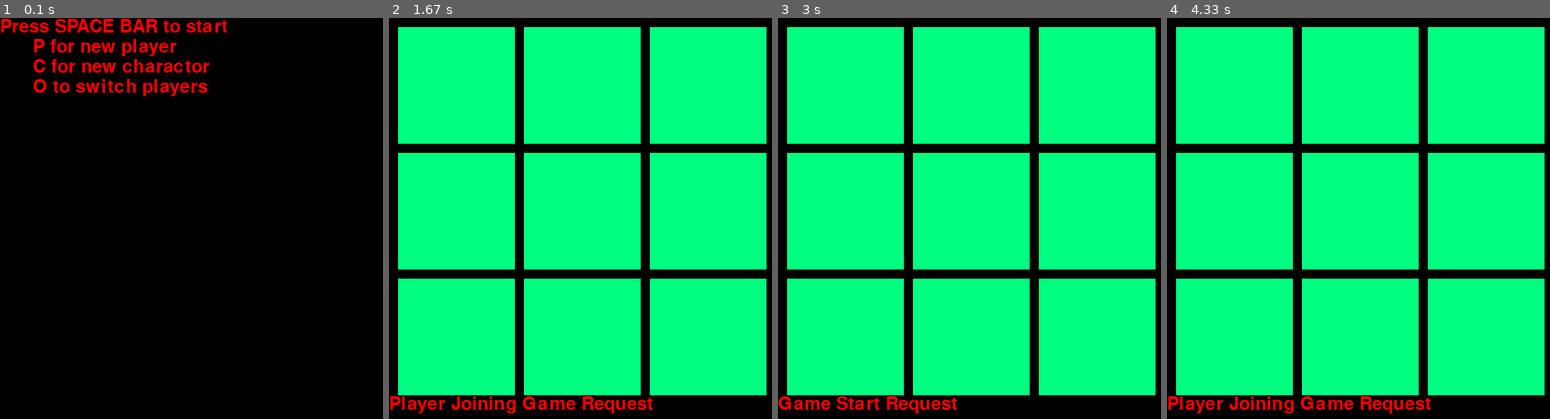
Above: before the commit, frames 1-4 (left to right).
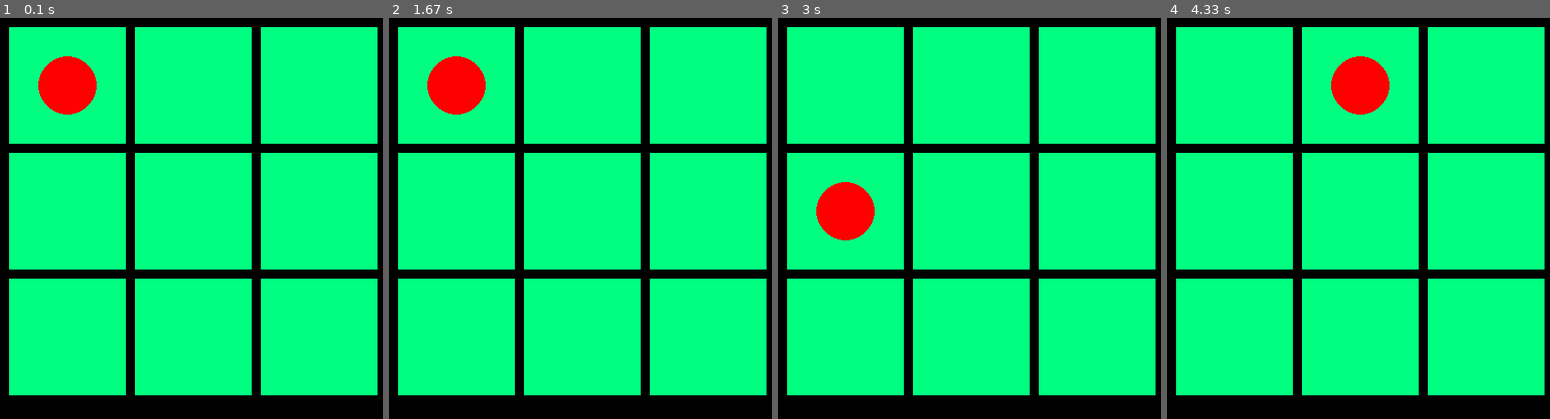
Above: after the commit, the same moments.

Repository: sjbrown/writing_games_tutorial
Game: pygame game, started from code_examples/example.py
Same seed, same stepped clock (60 frames per second), same inputs: the game is played once before the commit and once after it. The source is Python 2; it was converted automatically to run under Python 3.
Inputs:
- Up to frame 1 (0.1 s): no input
- Up to frame 2 (1.67 s): tap Enter at 0.33 s; hold P 0.67-1.2 s; hold Left 0.67-1.2 s; tap C at 1.23 s
- Up to frame 3 (3 s): hold Down 2.13-2.6 s; tap Space at 2.63 s
- Up to frame 4 (4.33 s): hold Up 3.47-3.93 s; hold P from 3.97 s (still down); hold Right from 3.97 s (still down)

The runs differ from the first frame. In frame 1, 80% of the frame differs, in the area x 0-99%, y 0-95%; in frame 2, 2.9%; in frame 3, 2.5%; in frame 4, 2.9%.

Commit message:
make example.py work by copying over the git file
https://github.com/sjbrown/writing_games_tutorial/blob/example1/code_examples/example.py

Diff:
--- a/code_examples/example.py
+++ b/code_examples/example.py
@@ -1,3 +1,9 @@
+#! /usr/bin/env python
+'''
+Example
+'''
+
+
 def Debug( msg ):
 	print msg
 
@@ -6,7 +12,46 @@
 DIRECTION_LEFT = 2
 DIRECTION_RIGHT = 3
 
-from events import *
+class Event:
+    """this is a superclass for any events that might be generated by an
+    object and sent to the EventManager"""
+    def __init__(self):
+        self.name = "Generic Event"
+
+class TickEvent(Event):
+	def __init__(self):
+		self.name = "CPU Tick Event"
+
+class QuitEvent(Event):
+	def __init__(self):
+		self.name = "Program Quit Event"
+
+class MapBuiltEvent(Event):
+	def __init__(self, gameMap):
+		self.name = "Map Finished Building Event"
+		self.map = gameMap
+
+class GameStartedEvent(Event):
+	def __init__(self, game):
+		self.name = "Game Started Event"
+		self.game = game
+
+class CharactorMoveRequest(Event):
+	def __init__(self, direction):
+		self.name = "Charactor Move Request"
+		self.direction = direction
+
+class CharactorPlaceEvent(Event):
+	"""this event occurs when a Charactor is *placed* in a sector,
+	ie it doesn't move there from an adjacent sector."""
+	def __init__(self, charactor):
+		self.name = "Charactor Placement Event"
+		self.charactor = charactor
+
+class CharactorMoveEvent(Event):
+	def __init__(self, charactor):
+		self.name = "Charactor Move Event"
+		self.charactor = charactor
 
 #------------------------------------------------------------------------------
 class EventManager:
@@ -16,54 +61,25 @@
 		from weakref import WeakKeyDictionary
 		self.listeners = WeakKeyDictionary()
 		self.eventQueue= []
-		self.listenersToAdd = []
-		self.listenersToRemove = []
 
 	#----------------------------------------------------------------------
 	def RegisterListener( self, listener ):
-		self.listenersToAdd.append(listener)
-
-	#----------------------------------------------------------------------
-	def ActuallyUpdateListeners(self):
-		for listener in self.listenersToAdd:
-			self.listeners[ listener ] = 1
-		for listener in self.listenersToRemove:
-			if listener in self.listeners:
-				del self.listeners[ listener ]
+		self.listeners[ listener ] = 1
 
 	#----------------------------------------------------------------------
 	def UnregisterListener( self, listener ):
-		self.listenersToRemove.append(listener)
+		if listener in self.listeners:
+			del self.listeners[ listener ]
 
 	#----------------------------------------------------------------------
 	def Post( self, event ):
-		self.eventQueue.append(event)
-		if isinstance(event, TickEvent):
-			# Consume the event queue every Tick.
-			self.ActuallyUpdateListeners()
-			self.ConsumeEventQueue()
-		else:
+		if not isinstance(event, TickEvent):
 			Debug( "     Message: " + event.name )
-
-	#----------------------------------------------------------------------
-	def ConsumeEventQueue(self):
-		i = 0
-		while i < len( self.eventQueue ):
-			event = self.eventQueue[i]
-			for listener in self.listeners:
-				# Note: a side effect of notifying the listener
-				# could be that more events are put on the queue
-				# or listeners could Register / Unregister
-				old = len(self.eventQueue)
-				listener.Notify( event )
-			i += 1
-			if self.listenersToAdd:
-				self.ActuallyUpdateListeners()
-		#all code paths that could possibly add more events to
-		# the eventQueue have been exhausted at this point, so
-		# it's safe to empty the queue
-		self.eventQueue= []
-
+		for listener in self.listeners:
+			#NOTE: If the weakref has died, it will be
+			#automatically removed, so we don't have
+			#to worry about it.
+			listener.Notify( event )
 
 #------------------------------------------------------------------------------
 class KeyboardController:
@@ -71,33 +87,12 @@
 	keyboard and uses them to control the model, by sending Requests
 	or to control the Pygame display directly, as with the QuitEvent
 	"""
-	def __init__(self, evManager, playerName=None):
-		'''playerName is an optional argument; when given, this
-		keyboardController will control only the specified player
-		'''
-		self.evManager = evManager
-		self.evManager.RegisterListener( self )
-
-		self.activePlayer = None
-		self.playerName = playerName
-		self.players = []
-
-	#----------------------------------------------------------------------
-	def Notify(self, event):
-		if isinstance( event, PlayerJoinEvent ):
-			self.players.append( event.player )
-			if event.player.name == self.playerName:
-				self.activePlayer = event.player
-			if not self.playerName and not self.activePlayer:
-				self.activePlayer = event.player
-
-		if isinstance( event, GameSyncEvent ):
-			game = event.game
-			self.players = game.players[:] # copy the list
-			if self.playerName and self.players:
-				self.activePlayer = [p for p in self.players
-				              if p.name == self.playerName][0]
-
+	def __init__(self, evManager):
+		self.evManager = evManager
+		self.evManager.RegisterListener( self )
+
+	#----------------------------------------------------------------------
+	def Notify(self, event):
 		if isinstance( event, TickEvent ):
 			#Handle Input Events
 			for event in pygame.event.get():
@@ -108,76 +103,21 @@
 				     and event.key == K_ESCAPE:
 					ev = QuitEvent()
 				elif event.type == KEYDOWN \
-				     and event.key == K_p:
-					import random
-					rng = random.Random()
-					name = str( rng.randrange(1,100) )
-					if self.playerName:
-						name = self.playerName
-					playerData = {'name':name}
-					ev = PlayerJoinRequest(playerData)
-
-				elif event.type == KEYDOWN \
-				     and event.key == K_o:
-					self.activePlayer = self.players[1]
-					self.players.reverse()
-
-				elif event.type == KEYDOWN \
-				     and event.key == K_c:
-					if not self.activePlayer:
-						continue
-					charactor, sector = self.activePlayer.GetPlaceData()
-					ev = CharactorPlaceRequest(
-					  self.activePlayer,
-					  charactor,
-					  sector )
-
-				elif event.type == KEYDOWN \
 				     and event.key == K_UP:
-					if not self.activePlayer:
-						continue
 					direction = DIRECTION_UP
-					data = self.activePlayer.GetMoveData()
-					ev = CharactorMoveRequest(
-					  self.activePlayer,
-					  data[0],
-					  direction )
-
+					ev = CharactorMoveRequest(direction)
 				elif event.type == KEYDOWN \
 				     and event.key == K_DOWN:
-					if not self.activePlayer:
-						continue
 					direction = DIRECTION_DOWN
-					data = self.activePlayer.GetMoveData()
-					ev = CharactorMoveRequest(
-					  self.activePlayer,
-					  data[0],
-					  direction )
-
+					ev = CharactorMoveRequest(direction)
 				elif event.type == KEYDOWN \
 				     and event.key == K_LEFT:
-					if not self.activePlayer:
-						continue
 					direction = DIRECTION_LEFT
-					data = self.activePlayer.GetMoveData()
-					ev = CharactorMoveRequest(
-					  self.activePlayer,
-					  data[0],
-					  direction )
-
+					ev = CharactorMoveRequest(direction)
 				elif event.type == KEYDOWN \
 				     and event.key == K_RIGHT:
-					if not self.activePlayer:
-						continue
 					direction = DIRECTION_RIGHT
-					data = self.activePlayer.GetMoveData()
-					ev = CharactorMoveRequest(
-					  self.activePlayer,
-					  data[0],
-					  direction )
-
-				elif event.type == KEYDOWN:
-					ev = GameStartRequest()
+					ev = CharactorMoveRequest(direction)
 
 				if ev:
 					self.evManager.Post( ev )
@@ -207,32 +147,6 @@
 
 import pygame
 from pygame.locals import *
-
-#------------------------------------------------------------------------------
-class StatusBarSprite(pygame.sprite.Sprite):
-	def __init__(self, evManager, group=None):
-		pygame.sprite.Sprite.__init__(self, group)
-
-		self.evManager = evManager
-		self.evManager.RegisterListener( self )
-
-		self.font = pygame.font.Font(None, 30)
-		self.text = '.'
-		self.image = self.font.render( self.text, 1, (255,0,0))
-		self.rect  = self.image.get_rect()
-		self.rect.move_ip( (0, 414) )
-
-	#----------------------------------------------------------------------
-	def update(self):
-		self.image = self.font.render( self.text, 1, (255,0,0))
-		self.rect  = self.image.get_rect()
-		self.rect.move_ip( (0, 414) )
-
-	#----------------------------------------------------------------------
-	def Notify(self, event):
-		if not isinstance( event, TickEvent ):
-			self.text = event.name
-
 #------------------------------------------------------------------------------
 class SectorSprite(pygame.sprite.Sprite):
 	def __init__(self, sector, group=None):
@@ -244,21 +158,16 @@
 
 #------------------------------------------------------------------------------
 class CharactorSprite(pygame.sprite.Sprite):
-	counter = 0
-	def __init__(self, charactor, group=None, color=(0,0,0)):
+	def __init__(self, group=None):
 		pygame.sprite.Sprite.__init__(self, group)
 
 		charactorSurf = pygame.Surface( (64,64) )
 		charactorSurf = charactorSurf.convert_alpha()
 		charactorSurf.fill((0,0,0,0)) #make transparent
-		pygame.draw.circle( charactorSurf, color, (32,32), 32 )
+		pygame.draw.circle( charactorSurf, (255,0,0), (32,32), 32 )
 		self.image = charactorSurf
 		self.rect  = charactorSurf.get_rect()
 
-		self.order = CharactorSprite.counter
-		CharactorSprite.counter += 1
-
-		self.charactor = charactor
 		self.moveTo = None
 
 	#----------------------------------------------------------------------
@@ -266,17 +175,12 @@
 		if self.moveTo:
 			self.rect.center = self.moveTo
 			self.moveTo = None
-			# offset the rect so that charactors don't draw exactly on
-			# top of each other.
-			self.rect.move_ip(self.order, self.order)
 
 #------------------------------------------------------------------------------
 class PygameView:
 	def __init__(self, evManager):
 		self.evManager = evManager
 		self.evManager.RegisterListener( self )
-
-		self.charactorColors = [ (255,0,0), (0,0,255) ]
 
 		pygame.init()
 		self.window = pygame.display.set_mode( (424,440) )
@@ -287,16 +191,6 @@
 		text = """Press SPACE BAR to start"""
 		textImg = font.render( text, 1, (255,0,0))
 		self.background.blit( textImg, (0,0) )
-		text = """      P for new player"""
-		textImg = font.render( text, 1, (255,0,0))
-		self.background.blit( textImg, (0,1*font.get_linesize()) )
-		text = """      C for new charactor"""
-		textImg = font.render( text, 1, (255,0,0))
-		self.background.blit( textImg, (0,2*font.get_linesize()) )
-		text = """      O to switch players"""
-		textImg = font.render( text, 1, (255,0,0))
-		self.background.blit( textImg, (0,3*font.get_linesize()) )
-
 		self.window.blit( self.background, (0,0) )
 		pygame.display.flip()
 
@@ -328,18 +222,10 @@
 			newSprite.rect = squareRect
 			newSprite = None
 
-		statusBarSprite = StatusBarSprite(self.evManager,self.backSprites)
-
 	#----------------------------------------------------------------------
 	def ShowCharactor(self, charactor):
 		sector = charactor.sector
-		if not sector:
-			print "Charactor is not in a sector.  cannot show"
-			return
-
-		charactorSprite = self.GetCharactorSprite( charactor )
-		if not charactorSprite:
-			charactorSprite = CharactorSprite( self.frontSprites )
+		charactorSprite = CharactorSprite( self.frontSprites )
 		sectorSprite = self.GetSectorSprite( sector )
 		charactorSprite.rect.center = sectorSprite.rect.center
 
@@ -356,13 +242,8 @@
 	def GetCharactorSprite(self, charactor):
 		#there will be only one
 		for s in self.frontSprites:
-			if s.charactor is charactor:
-				return s
-
-		col = self.charactorColors[0]
-		print "new color: ", col
-		self.charactorColors.reverse()
-		return CharactorSprite(charactor, self.frontSprites, col)
+			return s
+		return None
 
 	#----------------------------------------------------------------------
 	def GetSectorSprite(self, sector):
@@ -398,15 +279,6 @@
 		elif isinstance( event, CharactorMoveEvent ):
 			self.MoveCharactor( event.charactor )
 
-		elif isinstance( event, GameSyncEvent ):
-			print 'Pygame View syncing to game state', event, event.game.__dict__
-			game = event.game
-			if game.state == Game.STATE_PREPARING:
-				return
-			self.ShowMap( game.map )
-			for player in game.players:
-				for charactor in player.charactors:
-					self.ShowCharactor( charactor )
 
 #------------------------------------------------------------------------------
 class Game:
@@ -423,8 +295,7 @@
 
 		self.state = Game.STATE_PREPARING
 
-		self.players = [ ]
-		self.maxPlayers = 2
+		self.players = [ Player(evManager) ]
 		self.map = Map( evManager )
 
 	#----------------------------------------------------------------------
@@ -435,31 +306,11 @@
 		self.evManager.Post( ev )
 
 	#----------------------------------------------------------------------
-	def AddPlayer(self, player):
-		self.players.append( player )
-		player.SetGame( self )
-		ev = PlayerJoinEvent( player )
-		self.evManager.Post( ev )
-
-
-	#----------------------------------------------------------------------
-	def Notify(self, event):
-		if isinstance( event, GameStartRequest ):
+	def Notify(self, event):
+		if isinstance( event, TickEvent ):
 			if self.state == Game.STATE_PREPARING:
 				self.Start()
 
-		if isinstance( event, PlayerJoinRequest ):
-			if self.state != Game.STATE_PREPARING:
-				print "Players can not join after Game start"
-				return
-			if len(self.players) >= self.maxPlayers:
-				print "Maximum players already joined"
-				return
-			player = Player( self.evManager )
-			player.SetData( event.playerDict )
-			self.AddPlayer( player )
-
-
 #------------------------------------------------------------------------------
 class Player(object):
 	"""..."""
@@ -475,30 +326,10 @@
 	def __str__(self):
 		return '<Player %s %s>' % (self.name, id(self))
 
-	#----------------------------------------------------------------------
-	def GetPlaceData( self ):
-		charactor = self.charactors[0]
-		gameMap = self.game.map
-		sector =  gameMap.sectors[gameMap.startSectorIndex]
-		return [charactor, sector]
-
-	#----------------------------------------------------------------------
-	def GetMoveData( self ):
-		return [self.charactors[0]]
-
-	#----------------------------------------------------------------------
-	def SetGame( self, game ):
-		self.game = game
-
-	#----------------------------------------------------------------------
-	def SetData( self, playerDict ):
-		self.name = playerDict['name']
 
 	#----------------------------------------------------------------------
 	def Notify(self, event):
 		pass
-		#if isinstance( event, PlayerJoinEvent):
-			#if event.player is self:
 
 #------------------------------------------------------------------------------
 class Charactor:
@@ -539,12 +370,11 @@
 
 	#----------------------------------------------------------------------
 	def Notify(self, event):
-		if isinstance( event, CharactorPlaceRequest ) \
-		 and event.charactor == self:
-			self.Place( event.sector )
-
-		elif isinstance( event, CharactorMoveRequest ) \
-		  and event.charactor == self:
+		if isinstance( event, GameStartedEvent ):
+			gameMap = event.game.map
+			self.Place( gameMap.sectors[gameMap.startSectorIndex] )
+
+		elif isinstance( event, CharactorMoveRequest ):
 			self.Move( event.direction )
 
 #------------------------------------------------------------------------------
